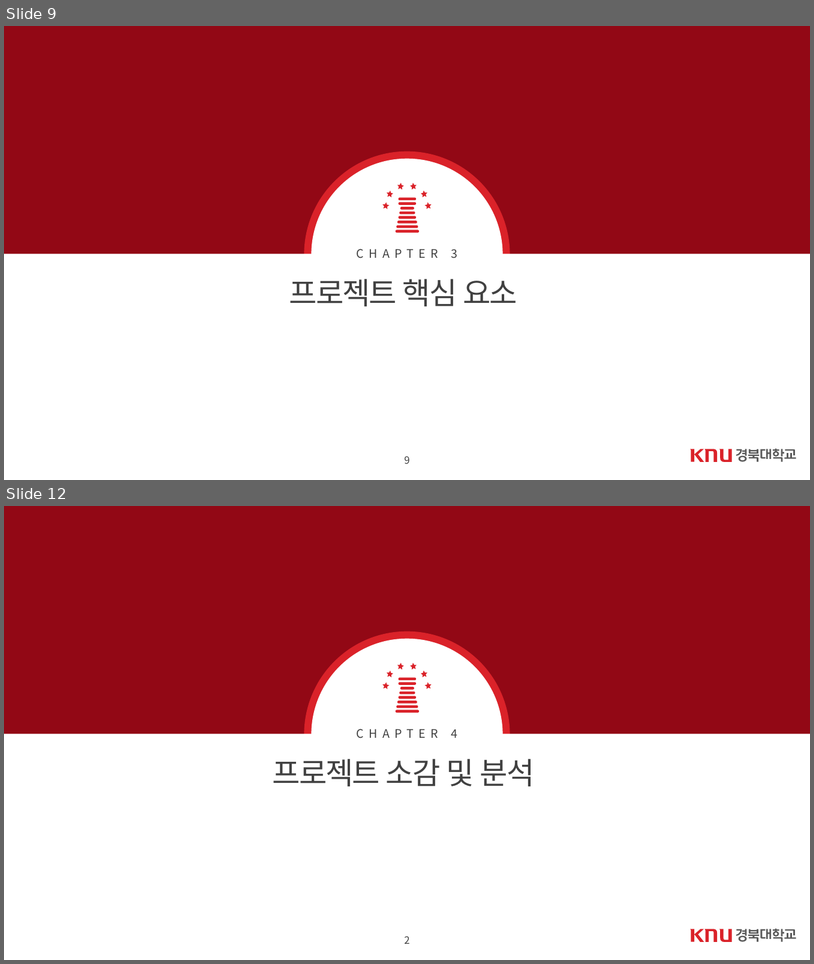
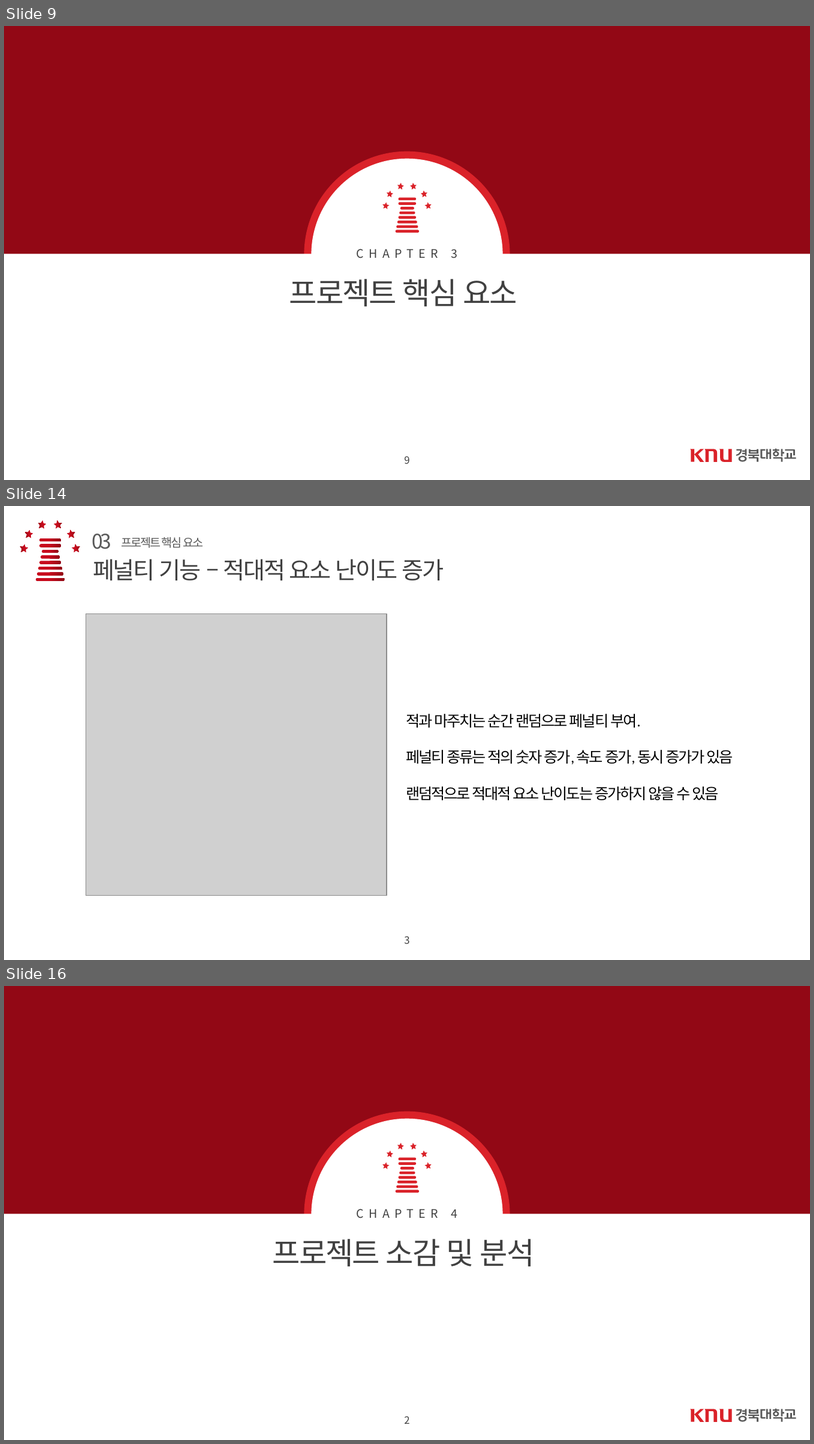
Before and after one commit to azx206/system-programing, a slide deck: 문서 및 동영상 자료/시스템 프로그래밍 MINT CHOCO.pptx. Shown one above the other, each under a label of ours: slides 9 and 12 before the commit, slides 9, 14 and 16 after it; the slides between them are not shown. The pictures are 814x964 and 814x1444 pixels, drawn with LibreOffice and Linux fonts; fonts in the diff are those of the drawing; grey boxes stand for pictures; background and template pictures are left out. Boxes give left, top, right and bottom in pixels: in the first picture for what was removed or moved away, otherwise in the second. Text is boxed around its words. In the diff, an @@ line names an element or a change of style, - is before the commit and + after.

```diff
--- a/문서 및 동영상 자료/시스템 프로그래밍 MINT CHOCO.pptx
+++ b/문서 및 동영상 자료/시스템 프로그래밍 MINT CHOCO.pptx
@@ slide 14 added at (4, 506, 810, 960), background #FFFFFF @@
@@ text added at (92, 534, 111, 549), 24 pt, text #595959 @@
+03
@@ text added at (121, 537, 203, 548), 14 pt, text #595959 @@
+프로젝트 핵심 요소
@@ group added at (20, 520, 80, 582): 8 rounded rectangles, 6 stars @@
@@ text added at (93, 559, 444, 580), 28 pt, text #404040 @@
+페널티 기능 – 적대적 요소 난이도 증가
@@ picture added at (86, 613, 387, 895) @@
@@ text added at (459, 635, 761, 660), 18 pt, text #FFFFFF, bold @@
+단에 어울리는 소제목을 적어주세요
@@ text added at (406, 714, 733, 800), 18 pt, text #000000 @@
+적과 마주치는 순간 랜덤으로 페널티 부여.
+페널티 종류는 적의 숫자 증가, 속도 증가, 동시 증가가 있음
+랜덤적으로 적대적 요소 난이도는 증가하지 않을 수 있음
@@ text added at (404, 936, 410, 943), 12 pt, text #404040 @@
+3
@@ what was slide 12 is now slide 16 @@
```
Also in this commit, not shown: 5 slides changed, 3 other slides added, 1 other file.
